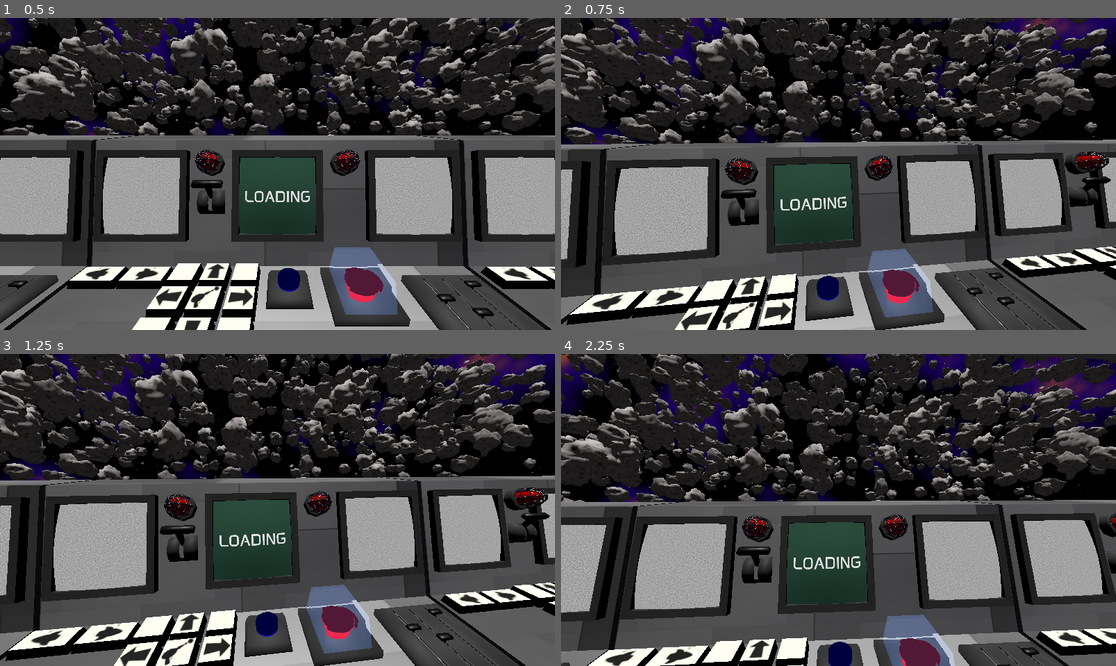
Above: before the commit, frames 1-4 (two rows, left to right).
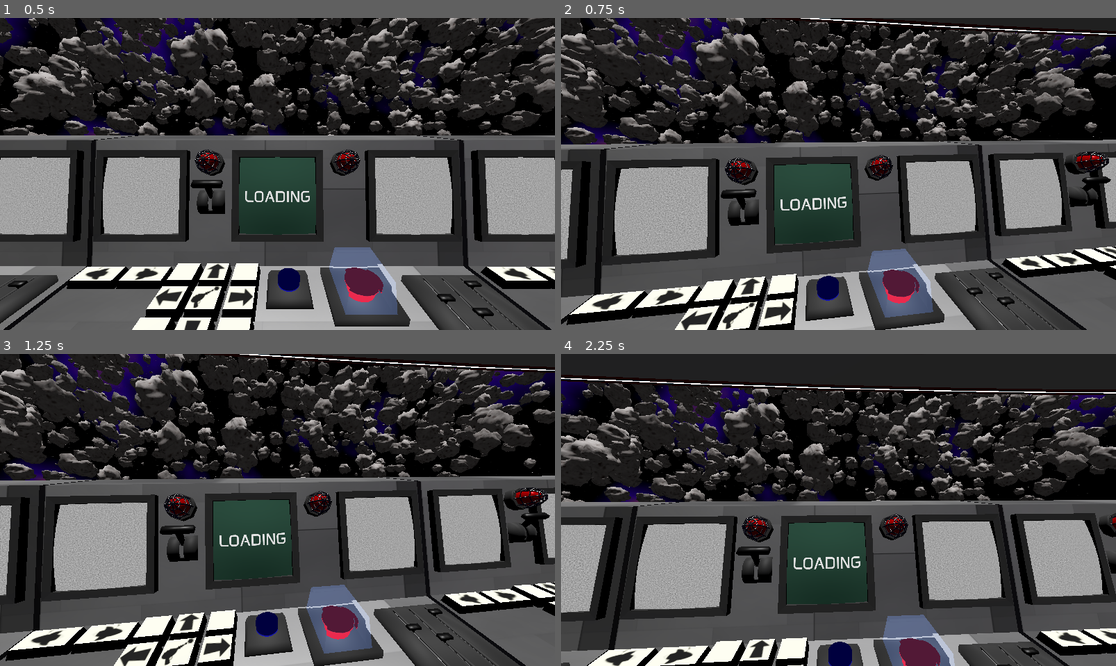
Above: after the commit, the same moments.

Repository: tmrupp/LD59
Game: Godot game, scene res://Scenes/command_center.tscn
Two runs of this game, one before a commit and one after it. Both use one fixed random seed, a clock stepped at 60 frames per second and the inputs below.
Inputs (mouse positions are in pixels of both pictures, inside the frame that each line leads up to):
- Up to frame 1 (0.5 s): no input
- Up to frame 2 (0.75 s): tap Enter at 0.5 s; move the mouse to (960, 158) at 0.52 s; hold D from 0.53 s (still down); click (960, 158) at 0.67 s
- Up to frame 3 (1.25 s): keep holding D; tap Space at 0.77 s
- Up to frame 4 (2.25 s): move the mouse to (727, 525) at 1.27 s; release D at 1.28 s; hold S 1.28-2.03 s; tap Space at 1.52 s; move the mouse to (894, 441) at 2.02 s; hold D from 2.03 s (still down)

Frame 1 is identical in both runs. In frame 2, 1.4% of the frame differs, in the area x 37-100%, y 0-7%; in frame 3, 1.4%; in frame 4, 5.1%, in the area x 0-100%, y 0-14%.

Commit message:
add space station model to scene

Diff:
--- a/Scenes/command_center.tscn
+++ b/Scenes/command_center.tscn
@@ -8,6 +8,7 @@
 [ext_resource type="Material" uid="uid://crab0h8jo2vs3" path="res://Resources/refract.tres" id="4_a3bg2"]
 [ext_resource type="Script" uid="uid://k22dnw2707cg" path="res://Scripts/director.gd" id="4_dnagy"]
 [ext_resource type="Material" uid="uid://dmee5abgg5t5h" path="res://Resources/tv_static.tres" id="5_escgk"]
+[ext_resource type="PackedScene" uid="uid://d135y15e4cu5v" path="res://3D Models/spacestation.glb" id="9_yrvai"]
 
 [sub_resource type="FastNoiseLite" id="FastNoiseLite_h4dh8"]
 noise_type = 2
@@ -38,10 +39,6 @@
 ambient_light_source = 2
 ambient_light_color = Color(0.2231029, 0.2231029, 0.22310287, 1)
 tonemap_mode = 2
-
-[sub_resource type="PlaneMesh" id="PlaneMesh_yl3n7"]
-
-[sub_resource type="BoxMesh" id="BoxMesh_lv533"]
 
 [sub_resource type="BoxShape3D" id="BoxShape3D_0rffn"]
 size = Vector3(0.32, 0.085, 0.17)
@@ -81,63 +78,51 @@
 [node name="Camera3D" type="Camera3D" parent="Player" unique_id=602590092]
 transform = Transform3D(1, 0, 0, 0, 0.96814764, 0.25038, 0, -0.25038, 0.96814764, 0, 0, 0)
 
-[node name="Ground" type="MeshInstance3D" parent="." unique_id=2111875439]
-transform = Transform3D(20, 0, 0, 0, 20, 0, 0, 0, 20, 0, 0, 17.553)
-mesh = SubResource("PlaneMesh_yl3n7")
-
-[node name="Ceiling" type="MeshInstance3D" parent="." unique_id=892390823]
-transform = Transform3D(20, 0, 0, 0, -20, 1.7484556e-06, 0, -1.7484556e-06, -20, -0.00041675568, 4.5042963, 17.55093)
-mesh = SubResource("PlaneMesh_yl3n7")
-
-[node name="MeshInstance3D3" type="MeshInstance3D" parent="." unique_id=1300415891]
-transform = Transform3D(19.85, 0, 0, 0, 2.08, 0, 0, 0, 1.395, 0, 0.773, -1.75)
-mesh = SubResource("BoxMesh_lv533")
-
 [node name="Controls" type="Node3D" parent="." unique_id=713809150]
 script = ExtResource("3_0rffn")
 
 [node name="ControlCenter" parent="Controls" unique_id=1921206753 instance=ExtResource("1_lv533")]
 
-[node name="StaticBody3D" type="StaticBody3D" parent="Controls/ControlCenter/Switching Ships Button" parent_id_path=PackedInt32Array(1921206753, 2090877811) index="0" unique_id=241122176]
+[node name="StaticBody3D" type="StaticBody3D" parent="Controls/ControlCenter/Switching Ships Button" parent_id_path=PackedInt32Array(1921206753, 1074808761) index="0" unique_id=241122176]
 
 [node name="CollisionShape3D" type="CollisionShape3D" parent="Controls/ControlCenter/Switching Ships Button/StaticBody3D" unique_id=209581901]
 shape = SubResource("BoxShape3D_0rffn")
 
-[node name="Emergency Button Cover" parent="Controls/ControlCenter" index="8" unique_id=400182882]
+[node name="Emergency Button Cover" parent="Controls/ControlCenter" index="8" unique_id=1512720045]
 transform = Transform3D(1, 0, 0, 0, 0.9986295, -0.05233596, 0, 0.05233596, 0.9986295, 0.5482091, 1.0628211, -0.036422424)
 surface_material_override/0 = ExtResource("4_a3bg2")
 
-[node name="StaticBody3D" type="StaticBody3D" parent="Controls/ControlCenter/Buttons_001" parent_id_path=PackedInt32Array(1921206753, 1338953654) index="0" unique_id=2115557537]
+[node name="StaticBody3D" type="StaticBody3D" parent="Controls/ControlCenter/Buttons_001" parent_id_path=PackedInt32Array(1921206753, 1236014276) index="0" unique_id=2115557537]
 
 [node name="CollisionShape3D" type="CollisionShape3D" parent="Controls/ControlCenter/Buttons_001/StaticBody3D" unique_id=1740107841]
 transform = Transform3D(1, 0, 0, 0, 1, 0, 0, 0, 1, -0.00010558963, 0, -0.0057775825)
 shape = SubResource("BoxShape3D_yrvai")
 
-[node name="StaticBody3D" type="StaticBody3D" parent="Controls/ControlCenter/Buttons_003" parent_id_path=PackedInt32Array(1921206753, 556054151) index="0" unique_id=1045038324]
+[node name="StaticBody3D" type="StaticBody3D" parent="Controls/ControlCenter/Buttons_003" parent_id_path=PackedInt32Array(1921206753, 239951675) index="0" unique_id=1045038324]
 
 [node name="CollisionShape3D" type="CollisionShape3D" parent="Controls/ControlCenter/Buttons_003/StaticBody3D" unique_id=244044792]
 transform = Transform3D(1, 0, 0, 0, 1, 0, 0, 0, 1, -0.00010558963, 0, -0.0057775825)
 shape = SubResource("BoxShape3D_5ygjn")
 
-[node name="StaticBody3D" type="StaticBody3D" parent="Controls/ControlCenter/Buttons_004" parent_id_path=PackedInt32Array(1921206753, 937803502) index="0" unique_id=312242669]
+[node name="StaticBody3D" type="StaticBody3D" parent="Controls/ControlCenter/Buttons_004" parent_id_path=PackedInt32Array(1921206753, 1404578840) index="0" unique_id=312242669]
 
 [node name="CollisionShape3D" type="CollisionShape3D" parent="Controls/ControlCenter/Buttons_004/StaticBody3D" unique_id=569728171]
 transform = Transform3D(1, 0, 0, 0, 1, 0, 0, 0, 1, -0.00010558963, 0, -0.0057775825)
 shape = SubResource("BoxShape3D_5ygjn")
 
-[node name="StaticBody3D" type="StaticBody3D" parent="Controls/ControlCenter/Buttons_005" parent_id_path=PackedInt32Array(1921206753, 1830503838) index="0" unique_id=732727228]
+[node name="StaticBody3D" type="StaticBody3D" parent="Controls/ControlCenter/Buttons_005" parent_id_path=PackedInt32Array(1921206753, 1377013306) index="0" unique_id=732727228]
 
 [node name="CollisionShape3D" type="CollisionShape3D" parent="Controls/ControlCenter/Buttons_005/StaticBody3D" unique_id=1560413658]
 transform = Transform3D(1, 0, 0, 0, 1, 0, 0, 0, 1, -0.00010558963, 0, -0.0057775825)
 shape = SubResource("BoxShape3D_82014")
 
-[node name="StaticBody3D" type="StaticBody3D" parent="Controls/ControlCenter/Buttons_007" parent_id_path=PackedInt32Array(1921206753, 1441045644) index="0" unique_id=1495993151]
+[node name="StaticBody3D" type="StaticBody3D" parent="Controls/ControlCenter/Buttons_007" parent_id_path=PackedInt32Array(1921206753, 1517371555) index="0" unique_id=1495993151]
 
 [node name="CollisionShape3D" type="CollisionShape3D" parent="Controls/ControlCenter/Buttons_007/StaticBody3D" unique_id=1961399146]
 transform = Transform3D(1, 0, 0, 0, 1, 0, 0, 0, 1, -0.00010558963, 0, -0.0057775825)
 shape = SubResource("BoxShape3D_jruwr")
 
-[node name="StaticBody3D" type="StaticBody3D" parent="Controls/ControlCenter/Switching Ships Button_001" parent_id_path=PackedInt32Array(1921206753, 1330952341) index="0" unique_id=786466515]
+[node name="StaticBody3D" type="StaticBody3D" parent="Controls/ControlCenter/Switching Ships Button_001" parent_id_path=PackedInt32Array(1921206753, 104237611) index="0" unique_id=786466515]
 
 [node name="CollisionShape3D" type="CollisionShape3D" parent="Controls/ControlCenter/Switching Ships Button_001/StaticBody3D" unique_id=2009682567]
 shape = SubResource("BoxShape3D_escgk")
@@ -145,33 +130,33 @@
 [node name="ControlCenter2" parent="Controls" unique_id=215741979 instance=ExtResource("1_lv533")]
 transform = Transform3D(1, 0, 0, 0, 1, 0, 0, 0, 1, 3.1, 0, 0)
 
-[node name="Screen1" parent="Controls/ControlCenter2" index="2" unique_id=1830470428]
+[node name="Screen1" parent="Controls/ControlCenter2" index="2" unique_id=2136837028]
 surface_material_override/0 = ExtResource("5_escgk")
 
-[node name="Emergency Button Cover" parent="Controls/ControlCenter2" index="8" unique_id=400182882]
+[node name="Emergency Button Cover" parent="Controls/ControlCenter2" index="8" unique_id=1512720045]
 transform = Transform3D(1, 0, 0, 0, 0.9986295, -0.05233596, 0, 0.05233596, 0.9986295, 0.5482091, 1.0628211, -0.036422424)
 surface_material_override/0 = ExtResource("4_a3bg2")
 
-[node name="Screen2" parent="Controls/ControlCenter2" index="29" unique_id=1159217861]
+[node name="Screen2" parent="Controls/ControlCenter2" index="29" unique_id=1640956815]
 surface_material_override/0 = ExtResource("5_escgk")
 
-[node name="Screen3" parent="Controls/ControlCenter2" index="30" unique_id=1517298044]
+[node name="Screen3" parent="Controls/ControlCenter2" index="30" unique_id=1273426856]
 surface_material_override/0 = ExtResource("5_escgk")
 
 [node name="ControlCenter3" parent="Controls" unique_id=2005496438 instance=ExtResource("1_lv533")]
 transform = Transform3D(1, 0, 0, 0, 1, 0, 0, 0, 1, -3.1, 0, 0)
 
-[node name="Screen1" parent="Controls/ControlCenter3" index="2" unique_id=1830470428]
+[node name="Screen1" parent="Controls/ControlCenter3" index="2" unique_id=2136837028]
 surface_material_override/0 = ExtResource("5_escgk")
 
-[node name="Emergency Button Cover" parent="Controls/ControlCenter3" index="8" unique_id=400182882]
+[node name="Emergency Button Cover" parent="Controls/ControlCenter3" index="8" unique_id=1512720045]
 transform = Transform3D(1, 0, 0, 0, 0.9986295, -0.05233596, 0, 0.05233596, 0.9986295, 0.5482091, 1.0628211, -0.036422424)
 surface_material_override/0 = ExtResource("4_a3bg2")
 
-[node name="Screen2" parent="Controls/ControlCenter3" index="29" unique_id=1159217861]
+[node name="Screen2" parent="Controls/ControlCenter3" index="29" unique_id=1640956815]
 surface_material_override/0 = ExtResource("5_escgk")
 
-[node name="Screen3" parent="Controls/ControlCenter3" index="30" unique_id=1517298044]
+[node name="Screen3" parent="Controls/ControlCenter3" index="30" unique_id=1273426856]
 surface_material_override/0 = ExtResource("5_escgk")
 
 [node name="Director" type="Node3D" parent="." unique_id=312234527]
@@ -185,6 +170,11 @@
 ship_spawn_cooldown = 10.0
 ship_spawn_max = 3
 
+[node name="SpaceStation" type="Node3D" parent="." unique_id=177971489]
+
+[node name="spacestation" parent="SpaceStation" unique_id=530198951 instance=ExtResource("9_yrvai")]
+transform = Transform3D(-19.335, 0, 1.6903193e-06, 0, 19.335, 0, -1.6903193e-06, 0, -19.335, 0, -8.72, 13.97)
+
 [editable path="Controls/ControlCenter"]
 [editable path="Controls/ControlCenter2"]
 [editable path="Controls/ControlCenter3"]
